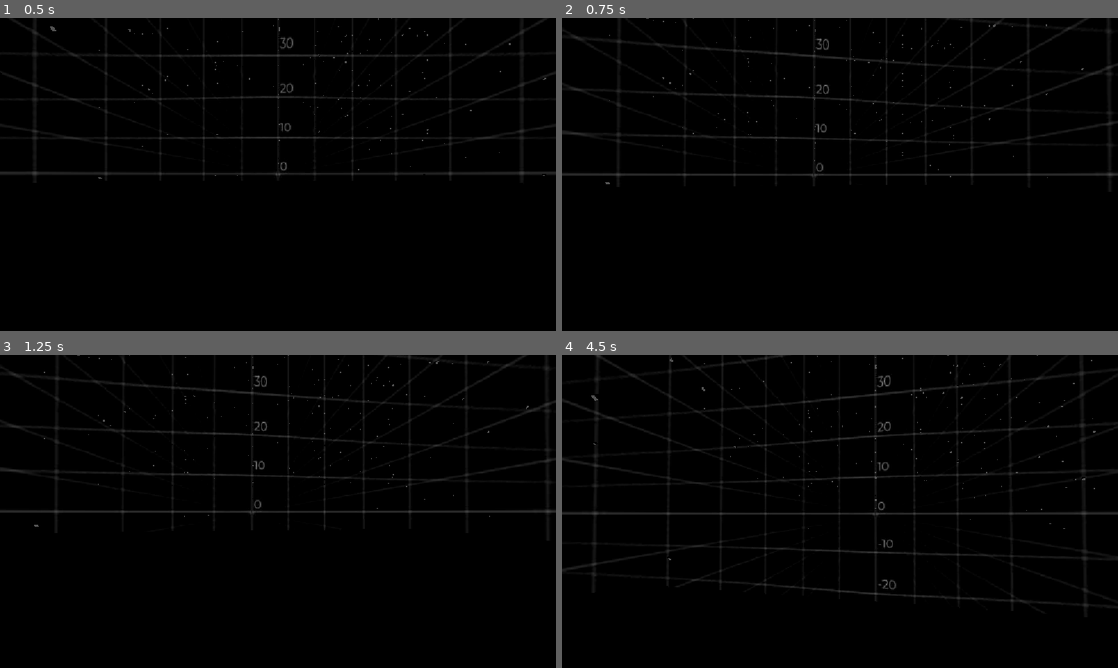
Above: before the commit, frames 1-4 (two rows, left to right).
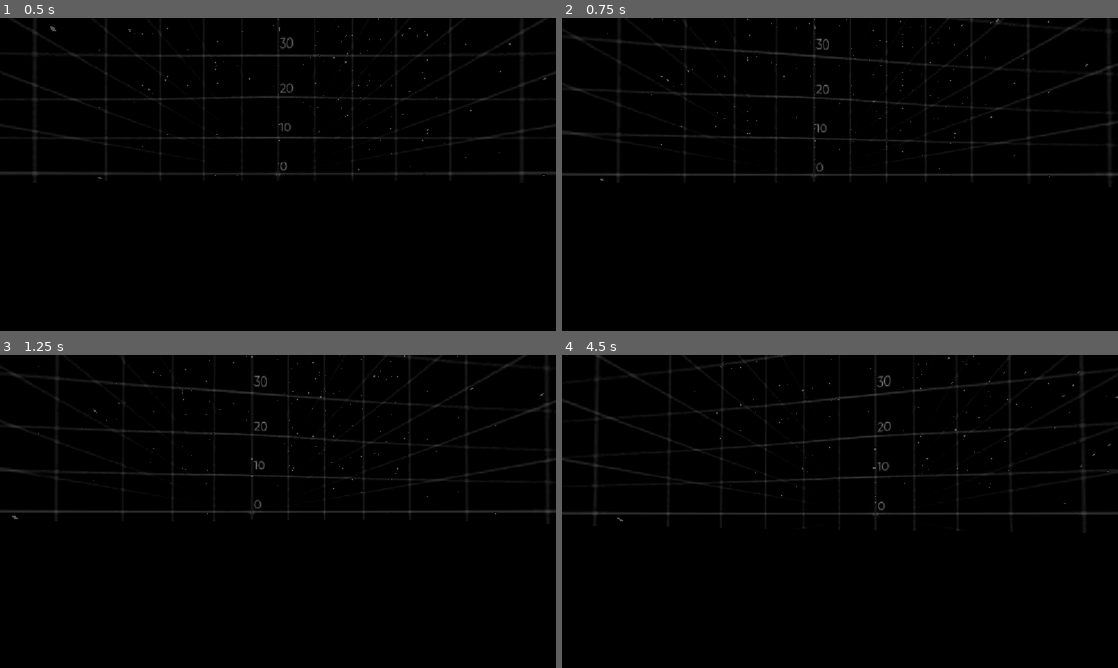
Above: after the commit, the same moments.

Repository: ReaTheArchmage/Solomon-Dark-Galaxy
Game: Godot game, scene res://scenes/raycast_test.tscn
Same seed, same stepped clock (60 frames per second), same inputs: the game is played once before the commit and once after it.
Inputs (mouse positions are in pixels of both pictures, inside the frame that each line leads up to):
- Up to frame 1 (0.5 s): no input
- Up to frame 2 (0.75 s): tap Enter (ui_accept) at 0.5 s; move the mouse to (867, 174) at 0.52 s; hold W (ship_forward) from 0.53 s (still down); hold Ctrl (ship_boost) from 0.53 s (still down)
- Up to frame 3 (1.25 s): keep holding W (ship_forward); keep holding Ctrl (ship_boost); tap Enter (ui_accept) at 0.77, 0.8, 1.07 s
- Up to frame 4 (4.5 s): keep holding W (ship_forward); move the mouse to (812, 511) at 1.27 s; release Ctrl (ship_boost) at 1.28 s; tap Enter (ui_accept) at 1.35, 1.52, 1.82, 2.3, 3.02, 3.32 s; tap Ctrl (ship_boost) at 1.55, 2.85, 4.35 s; move the mouse to (851, 505) at 2.02 s; hold Ctrl (ship_boost) 2.03-2.78 s; move the mouse to (834, 517) at 2.77 s; move the mouse to (878, 514) at 3.52 s; hold Enter (ui_accept) 3.53-4.28 s; move the mouse to (795, 508) at 4.27 s

Frame 1 is identical in both runs. In frame 2, 0.2% of the frame differs, in the area x 6-95%, y 0-54%; in frame 3, 0.2%; in frame 4, 1.1%, in the area x 0-100%, y 0-81%.

Commit message:
[PRG][Damage] Finalize damage system, now constructs a DamageInstance. TODO: decouple damage getters from DamageData.

Diff:
--- /dev/null
+++ b/assets/resources/resoruces/data/damage_data.tres
@@ -0,0 +1,8 @@
+[gd_resource type="Resource" script_class="DamageData" format=3 uid="uid://d3exhcblb154a"]
+
+[ext_resource type="Script" uid="uid://m6vapgpgmaob" path="res://assets/resources/scripts/damage_data.gd" id="1_aj70w"]
+
+[resource]
+script = ExtResource("1_aj70w")
+final_multiplier = 8.9
+metadata/_custom_type_script = "uid://m6vapgpgmaob"
--- a/assets/resources/scripts/character_data.gd
+++ b/assets/resources/scripts/character_data.gd
@@ -1 +1,3 @@
 class_name CharacterData extends Resource
+# Base class for character data.
+# shared by VehicleData, PlayerData, DamageData.
--- /dev/null
+++ b/assets/resources/scripts/damage_data.gd
@@ -0,0 +1,64 @@
+class_name DamageData extends CharacterData
+
+@export_category("Damage Values")
+@export_range(1.0, 9999.0, 1.0)  var  base_damage      : float = 1.0
+@export_range(1.0, 9999.0, 1.0)  var  critical_damage  : float = 1.0
+@export_range(0.0, 1.0, 0.01)    var  critical_chance  : float = 0.0
+@export_range(1.0, 10.0, 0.1)    var  final_multiplier : float = 1.0
+
+@export_category("Status Effects")
+enum StatusType {
+	NONE, STUN, DOT, DEFECT}
+@export var active_status_effects : Dictionary[StatusType, float]
+@export_range(0.0, 1.0, 0.01)    var  status_chance    : float = 0.0
+@export_range(1.0, 30.0, 0.1)    var  status_duration  : float = 1.0
+
+func damage_instance_constructor() -> DamageInstance:
+	var dmg_inst: DamageInstance = DamageInstance.new()
+	var dmg = get_damage()
+	var status = get_status()
+
+	dmg_inst.critical_flag = true if dmg.y == 1 else false
+	dmg_inst.status_flag = status[0]
+	dmg_inst.status_to_apply = status[1]
+
+	dmg_inst.damage_value = dmg.x
+	return dmg_inst
+
+## returns in a vector2i damage value as x, crit flag as y (1=crit)
+func get_damage() -> Vector2i:
+	var crit = get_critical()
+	var crit_value = crit.x
+	var crit_flag = crit.y
+	return Vector2i(
+		((base_damage * crit_value) * final_multiplier), crit_flag)
+
+
+## returns critical as a vector2: x is the crit damage value, y is the crit flag (1=crit, -1=nocrit)
+func get_critical() -> Vector2:
+	var rng = Math.normal_rng(true)
+	if rng  < critical_chance:
+		return Vector2((critical_damage * (1 + critical_chance + rng)), 1)
+	return Vector2(1, -1)
+
+
+func get_status() -> Array:
+	var status_array = active_status_effects.keys()
+	var picked_status = status_array.pick_random()
+
+	if  active_status_effects[picked_status] == null:
+		push_error("selected status is null!")
+		return [false, "Error"]
+
+	if Math.normal_rng(true) <= active_status_effects[picked_status]:
+		var status = get_status_str_flag(picked_status)
+		return status
+	return [false, "NONE"]
+
+
+func get_status_str_flag(status: StatusType) -> Array:
+	match status:
+		StatusType.DEFECT:  return [true, "DEFECT"]
+		StatusType.STUN:    return [true, "STUN"]
+		StatusType.DOT:     return [true, "DOT"]
+	return [false, "NONE"]
--- /dev/null
+++ b/assets/resources/scripts/damage_instance.gd
@@ -0,0 +1,13 @@
+class_name DamageInstance extends CharacterData
+
+@export var damage_value: int = -1
+@export var critical_flag: bool = false
+@export var status_flag: bool = false
+@export var status_to_apply: String = ""
+
+func set_instance(
+	value: int, crit_flag: bool, stat_flag: bool, status: String):
+	damage_value = value
+	critical_flag = crit_flag
+	status_flag = stat_flag
+	status_to_apply = status
--- a/assets/resources/scripts/player_data.gd
+++ b/assets/resources/scripts/player_data.gd
@@ -1,7 +1,12 @@
 class_name PlayerData extends CharacterData
 
 @export var speed = 5.0
+@export var mouse_sensitivity: float = 0.002
+
 @export var jump_velocity = 4.5
-@export var mouse_sensitivity: float = 0.002
-@export var max_air_time: float = 3
+@export var max_air_time: float = 3.0
 @export var fly_cooldown: float = 5.0
+
+@export var max_sprint_time: float = 6.5
+@export var sprint_speed: float = 2.5
+@export var sprint_cooldown: float = 3.0
--- a/assets/scene_nodes/character_bodies/drone_character.tscn
+++ b/assets/scene_nodes/character_bodies/drone_character.tscn
@@ -1,7 +1,7 @@
 [gd_scene format=3 uid="uid://d12t6k8cb224w"]
 
-[ext_resource type="Script" uid="uid://dlh3i4c5dpcba" path="res://assets/scripts/drone_character.gd" id="1_2oixf"]
-[ext_resource type="Resource" uid="uid://durnv8pu8hshg" path="res://assets/resources/resoruces/drone_data.tres" id="2_pr5td"]
+[ext_resource type="Script" uid="uid://dlh3i4c5dpcba" path="res://assets/scripts/characters/drone_character.gd" id="1_2oixf"]
+[ext_resource type="Resource" uid="uid://durnv8pu8hshg" path="res://assets/resources/resoruces/data/drone_data.tres" id="2_pr5td"]
 
 [sub_resource type="SphereShape3D" id="SphereShape3D_3ounf"]
 radius = 0.2
--- a/assets/scene_nodes/character_bodies/player_character.tscn
+++ b/assets/scene_nodes/character_bodies/player_character.tscn
@@ -1,7 +1,7 @@
 [gd_scene format=3 uid="uid://xcqa8ve8fwmx"]
 
-[ext_resource type="Script" uid="uid://dvk0jfq2rbgwl" path="res://assets/scripts/player_character.gd" id="1_f6uok"]
-[ext_resource type="Resource" uid="uid://b4vqv8hxwfmkg" path="res://assets/resources/resoruces/player_data.tres" id="2_gy3rb"]
+[ext_resource type="Script" uid="uid://dvk0jfq2rbgwl" path="res://assets/scripts/characters/player_character.gd" id="1_f6uok"]
+[ext_resource type="Resource" uid="uid://b4vqv8hxwfmkg" path="res://assets/resources/resoruces/data/player_data.tres" id="2_gy3rb"]
 
 [sub_resource type="CapsuleShape3D" id="CapsuleShape3D_3ounf"]
 radius = 0.225
--- a/assets/scene_nodes/character_bodies/spaceship_character.tscn
+++ b/assets/scene_nodes/character_bodies/spaceship_character.tscn
@@ -1,6 +1,6 @@
 [gd_scene format=3 uid="uid://dni5e2l1ee251"]
 
-[ext_resource type="Script" uid="uid://cm2g3in6agyhe" path="res://assets/scripts/spaceship_character.gd" id="1_00jku"]
+[ext_resource type="Script" uid="uid://cm2g3in6agyhe" path="res://assets/scripts/characters/spaceship_character.gd" id="1_00jku"]
 [ext_resource type="Script" uid="uid://uw2rakvn124s" path="res://assets/resources/scripts/vehicle_data.gd" id="2_bbmok"]
 
 [sub_resource type="Resource" id="Resource_an3i0"]
--- a/assets/scripts/drone_character.gd
+++ b/assets/scripts/characters/drone_character.gd
@@ -12,7 +12,8 @@
 func move_character(acceleration = 1.0):
 	var input_dir := Input.get_vector(
 		"ship_left", "ship_right", "ship_forward", "ship_backward")
-	var i_thrust_dir := Input.get_axis("ship_thrusters_down", "ship_thrusters_up")
+	var i_thrust_dir := Input.get_axis(
+		"ship_thrusters_down", "ship_thrusters_up")
 
 	var tmp_dir:= Vector3(input_dir.x, i_thrust_dir, input_dir.y)
 	var direction := (transform.basis * tmp_dir).normalized()
--- /dev/null
+++ b/assets/scripts/characters/player_character.gd
@@ -0,0 +1,84 @@
+class_name PlayerCharacter extends CharacterController
+
+var jump_timer: float = 0.0
+var sprint_timer: float = 0.0
+var can_sprint: bool = true
+var can_fly: bool = true
+
+var speed_multiplier: float = 1.0
+var delta: float = 0.0
+
+func _physics_process(_delta: float) -> void:
+	delta = _delta
+
+	add_gravity()
+	jump_player()
+	sprint_player()
+
+	move_character()
+	move_and_slide()
+
+
+func move_character(_acceleration = 1.0):
+	var input_dir := Input.get_vector("ship_left", "ship_right", "ship_forward", "ship_backward")
+	var direction := (transform.basis * Vector3(input_dir.x, 0, input_dir.y)).normalized()
+	if direction:
+		velocity.x = direction.x * (data.speed * speed_multiplier)
+		velocity.z = direction.z * (data.speed * speed_multiplier)
+	else:
+		velocity.x = move_toward(velocity.x, 0, data.speed)
+		velocity.z = move_toward(velocity.z, 0, data.speed)
+
+
+func add_gravity():
+	if not is_on_floor():
+		velocity += get_gravity() * delta
+
+
+func jump_player():
+	if jump_timer >= data.max_air_time:
+		jump_cooldown(data.fly_cooldown)
+
+	if Input.is_action_pressed("ship_thrusters_up") and can_fly:
+		velocity.y = data.jump_velocity
+		jump_timer += delta
+	else:
+		jump_timer = 0.0
+
+func jump_cooldown(duration: float):
+	can_fly = false
+	await get_tree().create_timer(duration).timeout
+	can_fly = true
+
+
+func sprint_player():
+	if sprint_timer >= data.max_sprint_time:
+		sprint_cooldown(data.sprint_cooldown)
+
+	if Input.is_action_pressed("ship_boost") and can_sprint:
+		speed_multiplier = data.sprint_speed
+		sprint_timer += delta
+	else:
+		speed_multiplier = 1.0
+		sprint_timer = 0.0
+
+
+func sprint_cooldown(duration: float):
+	can_sprint = false
+	print("cooldown")
+	await get_tree().create_timer(duration).timeout
+	print("ok")
+	can_sprint = true
+
+
+func _ready() -> void:
+	var x = DamageData.new()
+	x.base_damage = 10
+	x.critical_chance = 0.7
+	x.critical_damage = 2.2
+	x.active_status_effects.assign({1:0.3})
+	x.final_multiplier = 1.1
+
+	for i in 10:
+		var y = x.damage_instance_constructor()
+		print(y.damage_value, "  :  ", y.critical_flag, "  :  ", y.status_flag, "  :  ", y.status_to_apply)
--- a/assets/scripts/player_character.gd
+++ /dev/null
@@ -1,45 +0,0 @@
-class_name PlayerCharacter extends CharacterController
-
-var jump_timer: float = 0.0
-var delta: float = 0.0
-var can_fly: bool = true
-
-func _physics_process(_delta: float) -> void:
-	delta = _delta
-	add_gravity()
-	jump_player()
-	move_character()
-	move_and_slide()
-
-
-func add_gravity():
-	if not is_on_floor():
-		velocity += get_gravity() * delta
-
-
-func jump_player():
-	if jump_timer >= data.max_air_time:
-		fly_cooldown(data.fly_cooldown)
-
-	if Input.is_action_pressed("ui_accept") and can_fly:
-		velocity.y = data.jump_velocity
-		jump_timer += delta
-	else:
-		jump_timer = 0.0
-
-
-func fly_cooldown(duration: float):
-	can_fly = false
-	await get_tree().create_timer(duration).timeout
-	can_fly = true
-
-
-func move_character(_acceleration = 1.0):
-	var input_dir := Input.get_vector("ship_left", "ship_right", "ship_forward", "ship_backward")
-	var direction := (transform.basis * Vector3(input_dir.x, 0, input_dir.y)).normalized()
-	if direction:
-		velocity.x = direction.x * data.speed
-		velocity.z = direction.z * data.speed
-	else:
-		velocity.x = move_toward(velocity.x, 0, data.speed)
-		velocity.z = move_toward(velocity.z, 0, data.speed)
--- /dev/null
+++ b/assets/scripts/tools/math.gd
@@ -0,0 +1,7 @@
+class_name Math extends Node
+
+## returns a random float between -1 and 1. if signed = true,
+## returns it in a range between 0.0 and 1.0.
+static func normal_rng(signed: bool = false) -> float:
+	if signed: return randf_range(0.0, 1.0)
+	return randf_range(-1.0, 1.0)
--- a/project.godot
+++ b/project.godot
@@ -19,6 +19,15 @@
 
 window/stretch/mode="canvas_items"
 window/stretch/aspect="expand"
+
+[file_customization]
+
+folder_colors={
+"res://assets/": "blue",
+"res://assets/resources/": "green",
+"res://assets/scene_nodes/": "purple",
+"res://assets/scripts/": "red"
+}
 
 [input]
 
--- a/scenes/main.tscn
+++ b/scenes/main.tscn
@@ -1,6 +1,6 @@
 [gd_scene format=3 uid="uid://hjakiywlnsp2"]
 
-[ext_resource type="Texture2D" uid="uid://brlnm7bivkpoi" path="res://assets/sky/testGrid.jpeg" id="1_0wfyh"]
+[ext_resource type="Texture2D" uid="uid://brlnm7bivkpoi" path="res://assets/scene_nodes/test_props/testGridBackground.jpeg" id="1_0wfyh"]
 [ext_resource type="PackedScene" uid="uid://k1qu6j1aeubi" path="res://assets/scene_nodes/test_props/test_ground.tscn" id="2_0wfyh"]
 [ext_resource type="PackedScene" uid="uid://dyk1ooxt0iwm0" path="res://assets/scene_nodes/test_props/asteroid_field_test.tscn" id="3_sugp2"]
 [ext_resource type="PackedScene" uid="uid://xcqa8ve8fwmx" path="res://assets/scene_nodes/character_bodies/player_character.tscn" id="4_jyhfs"]
--- a/scenes/raycast_test.tscn
+++ b/scenes/raycast_test.tscn
@@ -1,6 +1,6 @@
 [gd_scene format=3 uid="uid://y0mdq7dv40tn"]
 
-[ext_resource type="Texture2D" uid="uid://brlnm7bivkpoi" path="res://assets/sky/testGrid.jpeg" id="1_qxke1"]
+[ext_resource type="Texture2D" uid="uid://brlnm7bivkpoi" path="res://assets/scene_nodes/test_props/testGridBackground.jpeg" id="1_qxke1"]
 [ext_resource type="PackedScene" uid="uid://k1qu6j1aeubi" path="res://assets/scene_nodes/test_props/test_ground.tscn" id="2_rgepg"]
 [ext_resource type="PackedScene" uid="uid://ch7acuxosvl0y" path="res://assets/scene_nodes/test_props/big_asteroid_field_test.tscn" id="3_qxke1"]
 [ext_resource type="PackedScene" uid="uid://xcqa8ve8fwmx" path="res://assets/scene_nodes/character_bodies/player_character.tscn" id="4_qxke1"]
Renamed: assets/resources/resoruces/drone_data.tres -> assets/resources/resoruces/data/drone_data.tres
Renamed: assets/resources/resoruces/player_data.tres -> assets/resources/resoruces/data/player_data.tres
Renamed: assets/resources/resoruces/spaceship_data.tres -> assets/resources/resoruces/data/spaceship_data.tres
Not shown, added: assets/resources/scripts/damage_data.gd.uid
Not shown, added: assets/resources/scripts/damage_instance.gd.uid
Renamed: assets/sky/testGrid.jpeg -> assets/scene_nodes/test_props/testGridBackground.jpeg
Not shown, changed: assets/scene_nodes/test_props/testGridBackground.jpeg.import
Renamed: assets/scripts/character_controller.gd -> assets/scripts/base_classes/character_controller.gd
Renamed: assets/scripts/character_controller.gd.uid -> assets/scripts/base_classes/character_controller.gd.uid
Renamed: assets/scripts/drone_character.gd.uid -> assets/scripts/characters/drone_character.gd.uid
Renamed: assets/scripts/player_character.gd.uid -> assets/scripts/characters/player_character.gd.uid
Renamed: assets/scripts/spaceship_character.gd -> assets/scripts/characters/spaceship_character.gd
(and 6 more such lines)
